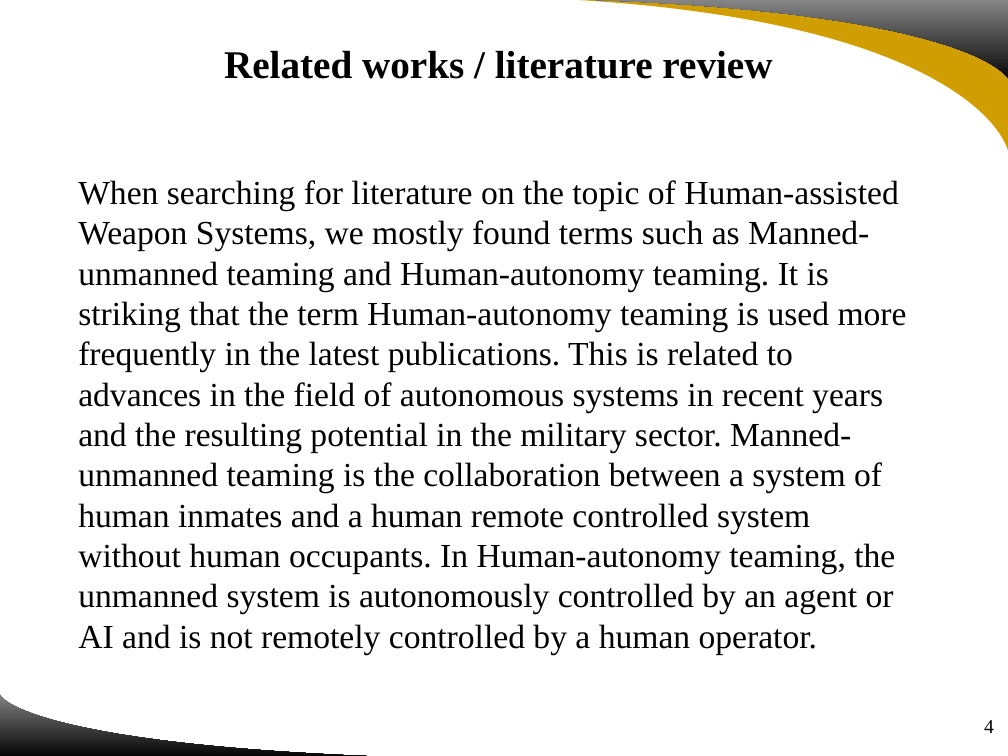
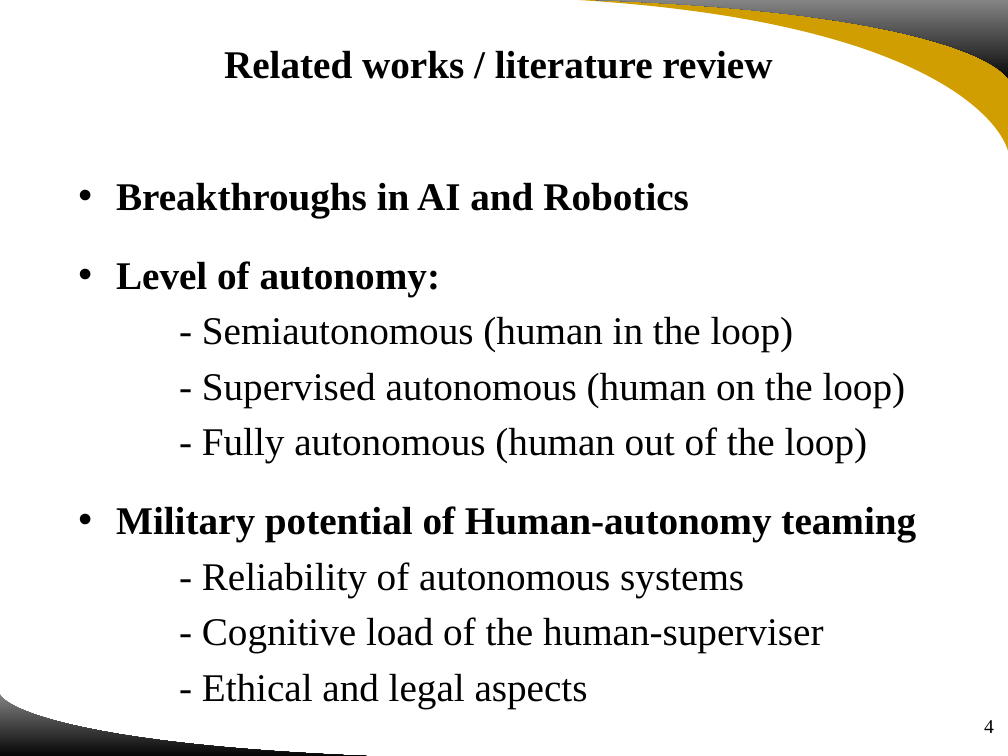
Before and after one commit to UgurUysal86/HUMAN-ASSISTED-WEAPON-SYSTEMS, a slide deck: slide 4 of Project Review and Feedback/181022 IDS6916 Group4 Project Review and Feedback.pptx. Drawn at 1008x756 pixels with LibreOffice and Linux fonts; fonts in the diff are those of the drawing; background and template pictures are left out. Boxes give left, top, right and bottom in pixels: in the first picture for what was removed or moved away, otherwise in the second. Text is boxed around its words. In the diff, an @@ line names an element or a change of style, - is before the commit and + after.

Commit message:
updated slides

```diff
--- a/Project Review and Feedback/181022 IDS6916 Group4 Project Review and Feedback.pptx
+++ b/Project Review and Feedback/181022 IDS6916 Group4 Project Review and Feedback.pptx
@@ text at box(116, 182, 916, 708): text changed; size 24 to 28 pt @@
-When searching for literature on the topic of Human-assisted Weapon Systems, we mostly found terms such as Manned-unmanned teaming and Human-autonomy teaming. It is striking that the term Human-autonomy teaming is used more frequently in the latest publications. This is related to advances in the field of autonomous systems in recent years and the resulting potential in the military sector. Manned-unmanned teaming is the collaboration between a system of human inmates and a human remote controlled system without human occupants. In Human-autonomy teaming, the unmanned system is autonomously controlled by an agent or AI and is not remotely controlled by a human operator.
+• Breakthroughs in AI and Robotics
+• Level of autonomy:
+  - Semiautonomous (human in the loop)
+  - Supervised autonomous (human on the loop)
+  - Fully autonomous (human out of the loop)
+• Military potential of Human-autonomy teaming
+  - Reliability of autonomous systems
+  - Cognitive load of the human-superviser
+  - Ethical and legal aspects
```
Also in this commit, not shown: 14 other slides changed.
